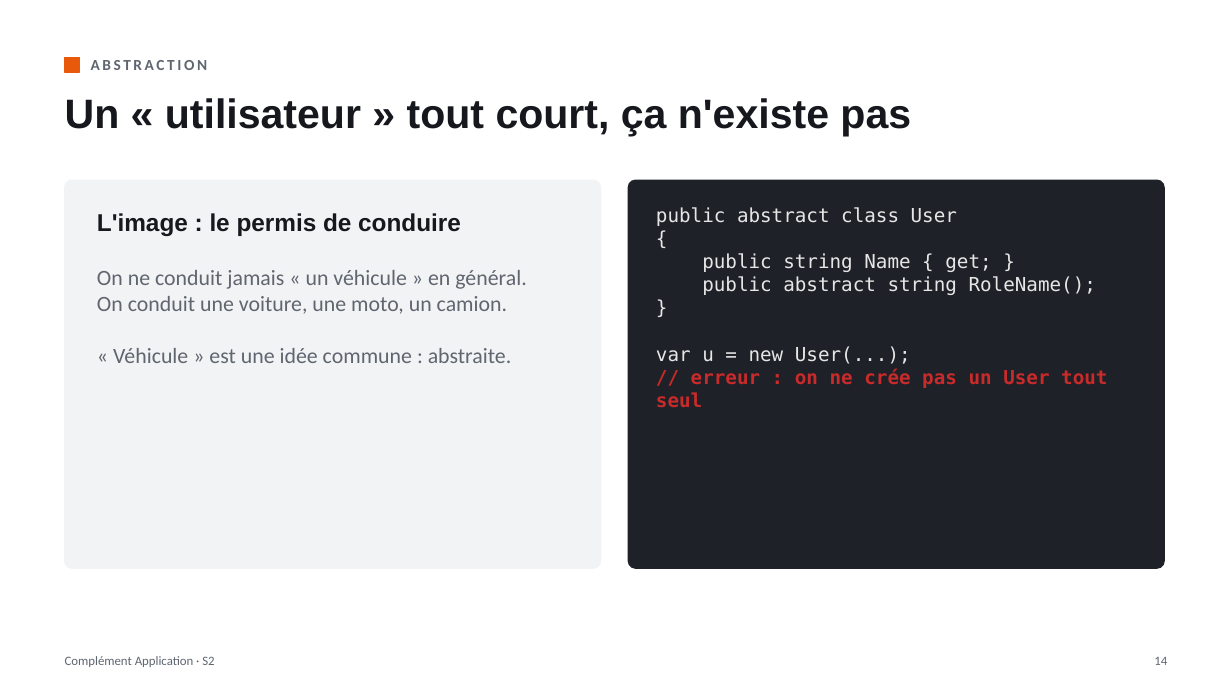
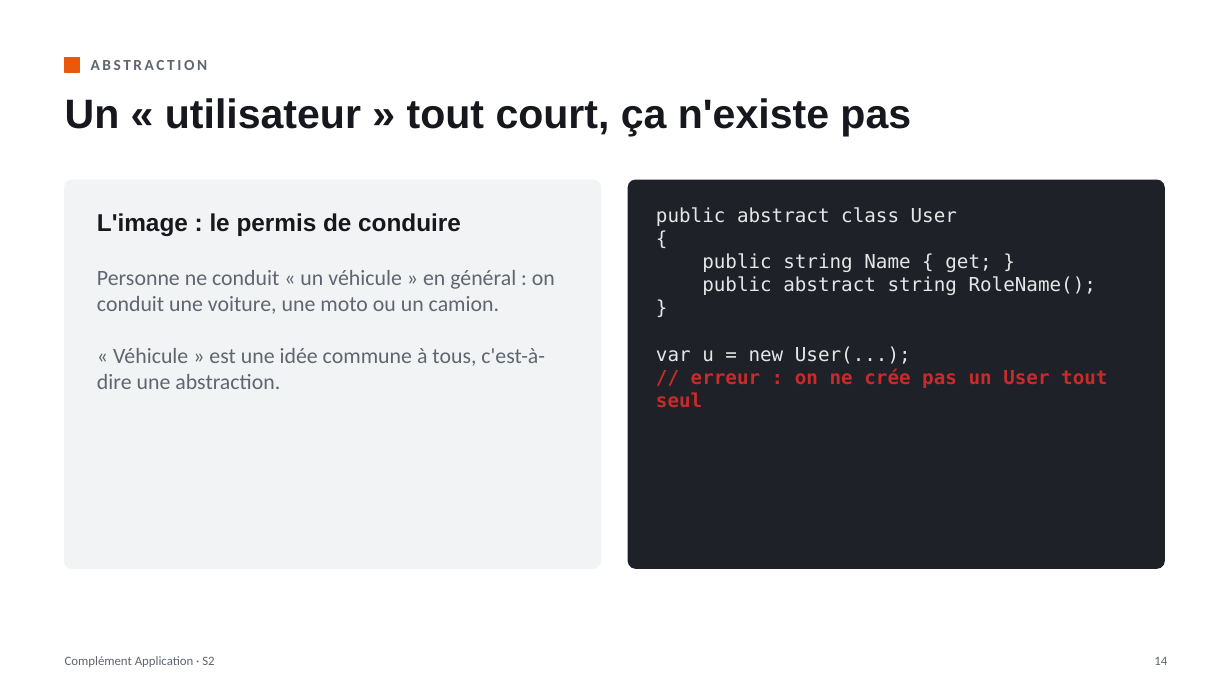
Before and after one commit to lle-condorcet/condorcet-2027, a slide deck: slide 14 of slides/20260930_LLE_CA_S02.pptx. Drawn at 1232x693 pixels with LibreOffice and Linux fonts; fonts in the diff are those of the drawing. Boxes give left, top, right and bottom in pixels: in the first picture for what was removed or moved away, otherwise in the second. Text is boxed around its words. In the diff, an @@ line names an element or a change of style, - is before the commit and + after.

```diff
--- a/slides/20260930_LLE_CA_S02.pptx
+++ b/slides/20260930_LLE_CA_S02.pptx
@@ text at box(97, 270, 555, 389): text changed @@
-On ne conduit jamais « un véhicule » en général.
-On conduit une voiture, une moto, un camion.
-« Véhicule » est une idée commune : abstraite.
+Personne ne conduit « un véhicule » en général : on conduit une voiture, une moto ou un camion.
+« Véhicule » est une idée commune à tous, c'est-à-dire une abstraction.
```
Also in this commit, not shown: 12 other slides changed, 2 other files.
